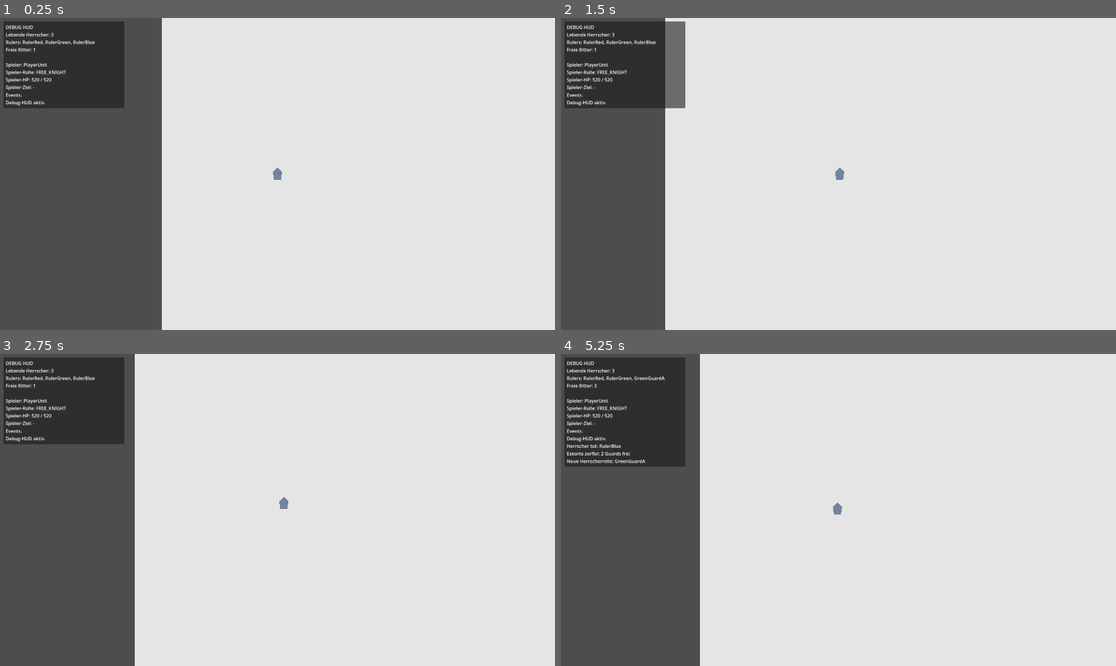
Above: before the commit, frames 1-4 (two rows, left to right).
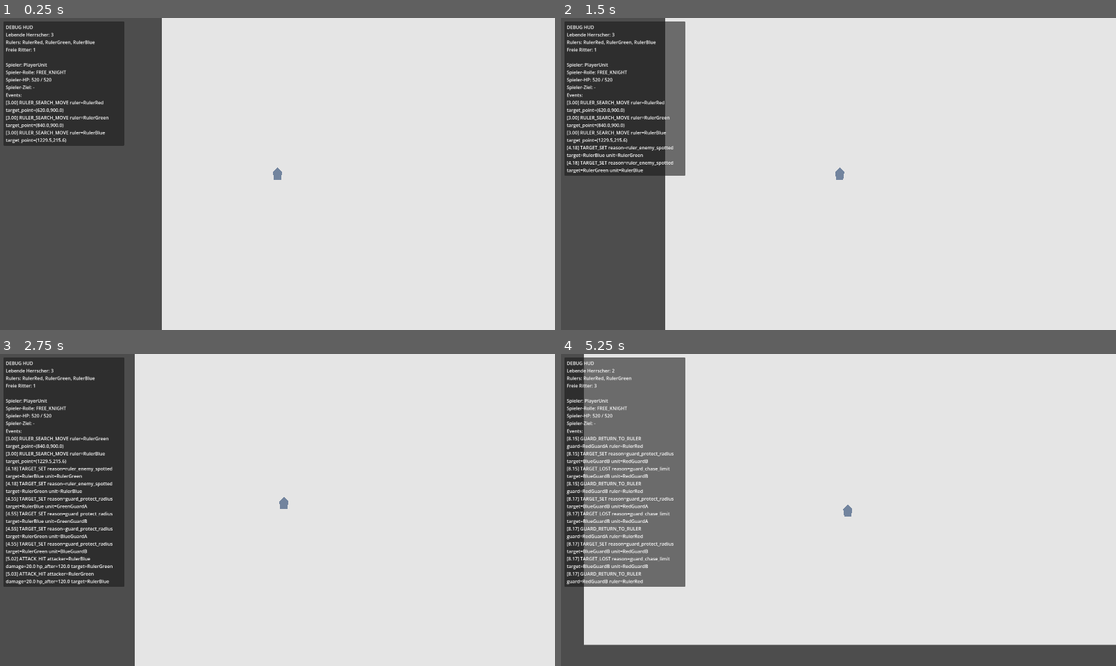
Above: after the commit, the same moments.

Repository: cblab/kingslayer
Game: Godot game, scene res://scenes/Main.tscn
Same seed, same stepped clock (60 frames per second), same inputs: the game is played once before the commit and once after it.
Inputs (mouse positions are in pixels of both pictures, inside the frame that each line leads up to):
- Up to frame 1 (0.25 s): no input
- Up to frame 2 (1.5 s): tap Enter at 0.5 s; move the mouse to (960, 158) at 0.52 s; click (960, 158) at 0.67 s; move the mouse to (727, 189) at 1.27 s; click (727, 189) at 1.42 s
- Up to frame 3 (2.75 s): move the mouse to (333, 441) at 2.02 s; click (333, 441) at 2.17 s
- Up to frame 4 (5.25 s): move the mouse to (810, 572) at 2.77 s; click (810, 572) at 2.92 s; move the mouse to (1005, 556) at 3.52 s; click (1005, 556) at 3.67 s; move the mouse to (672, 463) at 4.27 s; click (672, 463) at 4.42 s; move the mouse to (866, 510) at 5.02 s; click (866, 510) at 5.17 s

The runs differ from the first frame. In frame 1, 2.5% of the frame differs, in the area x 0-23%, y 26-41%; in frame 2, 4.4%; in frame 3, 9.1%; in frame 4, 26%, in the area x 0-100%, y 0-100%.

Commit message:
Add structured debug event logging for world and units

Diff:
--- a/scripts/units/unit.gd
+++ b/scripts/units/unit.gd
@@ -55,6 +55,7 @@
 var _has_ruler_search_point: bool = false
 var _disband_cooldown_active: bool = false
 var _disband_cooldown_timer: float = 0.0
+var _guard_return_logged: bool = false
 
 const _HIT_SOUNDS: Array[AudioStream] = [
 	preload("res://scripts/sound/sword_clash_1.mp3"),
@@ -84,13 +85,10 @@
 		if clicked_unit != null and world != null and world.has_method("set_debug_focus_unit"):
 			world.set_debug_focus_unit(clicked_unit)
 		if clicked_unit != null and clicked_unit != self and not clicked_unit.is_dead():
-			_attack_target = clicked_unit
-			_path = PackedVector2Array()
-			_path_index = 0
-			_repath_cooldown = 0.0
-			return
-
-		_attack_target = null
+			set_attack_target(clicked_unit, "player_click")
+			return
+
+		set_attack_target(null, "player_move_command")
 		if world != null and world.has_method("find_path"):
 			_path = world.find_path(global_position, get_global_mouse_position())
 			_path_index = 0
@@ -141,13 +139,36 @@
 func is_dead() -> bool:
 	return _is_dead
 
-func set_attack_target(target: Unit) -> void:
+func set_attack_target(target: Unit, reason: String = "") -> void:
 	if _is_dead:
 		return
-	if target == null or not is_instance_valid(target) or target.is_dead() or target == self:
-		_attack_target = null
-		return
-	_attack_target = target
+
+	var previous_target := get_attack_target()
+	var next_target: Unit = null
+	if target != null and is_instance_valid(target) and not target.is_dead() and target != self:
+		next_target = target
+
+	_attack_target = next_target
+	if _attack_target == null:
+		_guard_return_logged = false
+	if previous_target == _attack_target:
+		return
+
+	if _attack_target == null:
+		var data := {
+			"unit": name,
+			"target": previous_target.name if previous_target != null else "-",
+		}
+		if not reason.is_empty():
+			data["reason"] = reason
+		_log_event("TARGET_LOST", data)
+		return
+
+	_log_event("TARGET_SET", {
+		"unit": name,
+		"target": _attack_target.name,
+		"reason": reason if not reason.is_empty() else "-",
+	})
 	_repath_cooldown = 0.0
 	_path = PackedVector2Array()
 	_path_index = 0
@@ -197,10 +218,14 @@
 func start_disband_cooldown(duration: float = -1.0) -> void:
 	_disband_cooldown_active = true
 	_disband_cooldown_timer = duration if duration > 0.0 else disband_cooldown_duration
-	_attack_target = null
+	set_attack_target(null, "disband_cooldown_start")
 	_path = PackedVector2Array()
 	_path_index = 0
 	velocity = Vector2.ZERO
+	_log_event("DISBAND_COOLDOWN_START", {
+		"unit": name,
+		"duration": _disband_cooldown_timer,
+	})
 
 func is_disband_cooldown_active() -> bool:
 	return _disband_cooldown_active
@@ -215,10 +240,15 @@
 
 	if _attack_target != null:
 		if global_position.distance_to(ruler.global_position) > guard_chase_limit:
-			_attack_target = null
-			_path = PackedVector2Array()
-			_path_index = 0
+			set_attack_target(null, "guard_chase_limit")
+			if not _guard_return_logged:
+				_log_event("GUARD_RETURN_TO_RULER", {
+					"guard": name,
+					"ruler": ruler.name,
+				})
+				_guard_return_logged = true
 		else:
+			_guard_return_logged = false
 			_process_attack_target(delta)
 			return
 
@@ -268,7 +298,7 @@
 
 func _process_attack_target(delta: float) -> void:
 	if not is_instance_valid(_attack_target) or _attack_target.is_dead() or not _is_enemy(_attack_target):
-		_attack_target = null
+		set_attack_target(null, "target_invalid_or_not_enemy")
 		velocity = Vector2.ZERO
 		move_and_slide()
 		return
@@ -289,7 +319,15 @@
 
 	_attack_cooldown -= delta
 	if _attack_cooldown <= 0.0:
-		_attack_target.take_damage(attack_damage, self)
+		var attacked_unit := _attack_target
+		attacked_unit.take_damage(attack_damage, self)
+		if attacked_unit != null and is_instance_valid(attacked_unit):
+			_log_event("ATTACK_HIT", {
+				"attacker": name,
+				"target": attacked_unit.name,
+				"damage": attack_damage,
+				"hp_after": maxf(0.0, attacked_unit.current_hp),
+			})
 		_play_hit_sound()
 		_attack_cooldown = attack_interval
 
@@ -338,7 +376,7 @@
 
 	var nearest_enemy := _find_nearest_enemy_in_range(aggro_radius)
 	if nearest_enemy != null:
-		set_attack_target(nearest_enemy)
+		set_attack_target(nearest_enemy, "npc_auto_aggro")
 
 func _update_ruler_aggro_target() -> void:
 	if _attack_target != null and is_instance_valid(_attack_target) and not _attack_target.is_dead() and _is_enemy(_attack_target):
@@ -346,7 +384,7 @@
 
 	var nearest_enemy := _find_nearest_enemy_in_range(ruler_search_radius)
 	if nearest_enemy != null:
-		set_attack_target(nearest_enemy)
+		set_attack_target(nearest_enemy, "ruler_enemy_spotted")
 		_has_ruler_search_point = false
 
 func _process_ruler_search_movement(delta: float) -> void:
@@ -363,6 +401,10 @@
 		_has_ruler_search_point = true
 		_repath_to(_ruler_search_point)
 		_ruler_search_timer = _rng.randf_range(ruler_search_move_interval_min, ruler_search_move_interval_max)
+		_log_event("RULER_SEARCH_MOVE", {
+			"ruler": name,
+			"target_point": _ruler_search_point,
+		})
 
 	_follow_current_path()
 
@@ -379,25 +421,25 @@
 func _update_guard_aggro_target() -> void:
 	var ruler := _get_ruler()
 	if ruler == null:
-		_attack_target = null
+		set_attack_target(null, "guard_lost_ruler")
 		return
 
 	var ruler_attacker := ruler.get_last_valid_attacker()
 	if ruler_attacker != null and _is_enemy(ruler_attacker):
 		if ruler.global_position.distance_to(ruler_attacker.global_position) <= guard_chase_limit:
-			set_attack_target(ruler_attacker)
+			set_attack_target(ruler_attacker, "protect_ruler_attacker")
 			return
 
 	var nearest_threat := _find_nearest_enemy_to_point_in_range(ruler.global_position, guard_protect_radius)
 	if nearest_threat != null:
-		set_attack_target(nearest_threat)
+		set_attack_target(nearest_threat, "guard_protect_radius")
 		return
 
 	if _attack_target != null and is_instance_valid(_attack_target) and not _attack_target.is_dead() and _is_enemy(_attack_target):
 		if global_position.distance_to(ruler.global_position) <= guard_chase_limit:
 			return
 
-	_attack_target = null
+	set_attack_target(null, "guard_out_of_chase_range")
 	_path = PackedVector2Array()
 	_path_index = 0
 
@@ -411,6 +453,9 @@
 
 	if _disband_cooldown_timer <= 0.0:
 		_disband_cooldown_active = false
+		_log_event("DISBAND_COOLDOWN_END", {
+			"unit": name,
+		})
 
 func _find_nearest_enemy_in_range(radius: float) -> Unit:
 	return _find_nearest_enemy_to_point_in_range(global_position, radius)
@@ -477,7 +522,10 @@
 
 	_is_dead = true
 	var role_at_death := role
-	print("Unit died: ", name)
+	_log_event("UNIT_DIED", {
+		"unit": name,
+		"role_at_death": _role_to_text(role_at_death),
+	})
 
 	if role_at_death == UnitRole.RULER:
 		var world: Node = get_parent()
@@ -485,3 +533,17 @@
 			world.on_ruler_died(self, get_last_valid_attacker(), role_at_death)
 
 	queue_free()
+
+func _log_event(event_type: String, data: Dictionary) -> void:
+	var world: Node = get_parent()
+	if world != null and world.has_method("log_event"):
+		world.log_event(event_type, data)
+
+func _role_to_text(current_role: UnitRole) -> String:
+	match current_role:
+		UnitRole.RULER:
+			return "RULER"
+		UnitRole.ROYAL_GUARD:
+			return "ROYAL_GUARD"
+		_:
+			return "FREE_KNIGHT"
--- a/scripts/world.gd
+++ b/scripts/world.gd
@@ -6,6 +6,7 @@
 var _stabilize_cooldown: float = 0.0
 var _debug_hud_cooldown: float = 0.0
 var _debug_events: Array[String] = []
+var _debug_event_limit: int = 10
 var _debug_focus_unit: Unit = null
 
 @onready var _debug_status_label: Label = $DebugHud/Panel/Margin/Content/StatusLabel
@@ -13,8 +14,27 @@
 
 func _ready() -> void:
 	_stabilize_world_state()
-	_push_debug_event("Debug-HUD aktiv.")
 	_refresh_debug_hud()
+
+func log_event(event_type: String, data: Dictionary) -> void:
+	if event_type.is_empty():
+		return
+
+	var timestamp := Time.get_ticks_msec() / 1000.0
+	var parts: Array[String] = []
+	var keys := data.keys()
+	keys.sort()
+	for key in keys:
+		parts.append("%s=%s" % [str(key), _format_log_value(data[key])])
+
+	var line := "[%.2f] %s" % [timestamp, event_type]
+	if not parts.is_empty():
+		line += " " + " ".join(parts)
+
+	print(line)
+	_debug_events.append(line)
+	while _debug_events.size() > _debug_event_limit:
+		_debug_events.pop_front()
 
 func _process(delta: float) -> void:
 	_stabilize_cooldown -= delta
@@ -61,17 +81,27 @@
 			continue
 		if not _guard_references_unit(guard, dead_ruler):
 			continue
+		log_event("GUARD_DISBANDED", {
+			"guard": guard.name,
+			"old_ruler": dead_ruler.name,
+		})
 		guard.clear_guard_assignment()
 		guard.start_disband_cooldown()
 		freed_guard_count += 1
 
-	_push_debug_event("Herrscher tot: %s" % dead_ruler.name)
-	if freed_guard_count > 0:
-		_push_debug_event("Eskorte zerfiel: %s Guards frei" % freed_guard_count)
+	log_event("RULER_DIED", {
+		"ruler": dead_ruler.name,
+		"killer": killer.name if _is_valid_live_unit(killer) else "-",
+		"role_at_death": _role_to_text(role_at_death),
+		"guards_freed": freed_guard_count,
+	})
 
 	if _is_valid_live_unit(killer) and killer != dead_ruler:
 		killer.set_role(Unit.UnitRole.RULER)
-		_push_debug_event("Neue Herrscherrolle: %s" % killer.name)
+		log_event("RULER_SUCCESSION", {
+			"old_ruler": dead_ruler.name,
+			"new_ruler": killer.name,
+		})
 
 	_stabilize_world_state()
 	_refresh_debug_hud()
@@ -80,11 +110,22 @@
 	for unit in _get_live_units():
 		if unit.role != Unit.UnitRole.ROYAL_GUARD:
 			continue
-		var guard_ruler := _get_guard_ruler(unit)
+		var guard_ruler := _get_guard_ruler_reference(unit)
 		if guard_ruler == null:
+			log_event("GUARD_DISBANDED", {
+				"guard": unit.name,
+				"old_ruler": "-",
+			})
 			unit.clear_guard_assignment()
 			unit.start_disband_cooldown()
-			_push_debug_event("Eskorte zerfiel: %s wurde frei" % unit.name)
+			continue
+		if guard_ruler.is_dead():
+			log_event("GUARD_DISBANDED", {
+				"guard": unit.name,
+				"old_ruler": guard_ruler.name,
+			})
+			unit.clear_guard_assignment()
+			unit.start_disband_cooldown()
 
 func _get_live_units() -> Array[Unit]:
 	var units: Array[Unit] = []
@@ -97,6 +138,12 @@
 	return units
 
 func _get_guard_ruler(guard: Unit) -> Unit:
+	var ruler := _get_guard_ruler_reference(guard)
+	if _is_valid_live_unit(ruler):
+		return ruler
+	return null
+
+func _get_guard_ruler_reference(guard: Unit) -> Unit:
 	if guard == null or not is_instance_valid(guard):
 		return null
 	if guard.role != Unit.UnitRole.ROYAL_GUARD:
@@ -105,7 +152,7 @@
 		return null
 
 	var ruler := guard.get_node_or_null(guard.ruler_path)
-	if ruler is Unit and _is_valid_live_unit(ruler):
+	if ruler is Unit:
 		return ruler
 	return null
 
@@ -183,12 +230,11 @@
 	_debug_status_label.text = "\n".join(lines)
 	_debug_events_label.text = "Events:\n%s" % "\n".join(_debug_events)
 
-func _push_debug_event(message: String) -> void:
-	if message.is_empty():
-		return
-	_debug_events.append(message)
-	while _debug_events.size() > 5:
-		_debug_events.pop_front()
+func _format_log_value(value: Variant) -> String:
+	if value is Vector2:
+		var vec: Vector2 = value
+		return "(%.1f,%.1f)" % [vec.x, vec.y]
+	return str(value)
 
 func _role_to_text(role: Unit.UnitRole) -> String:
 	match role:
